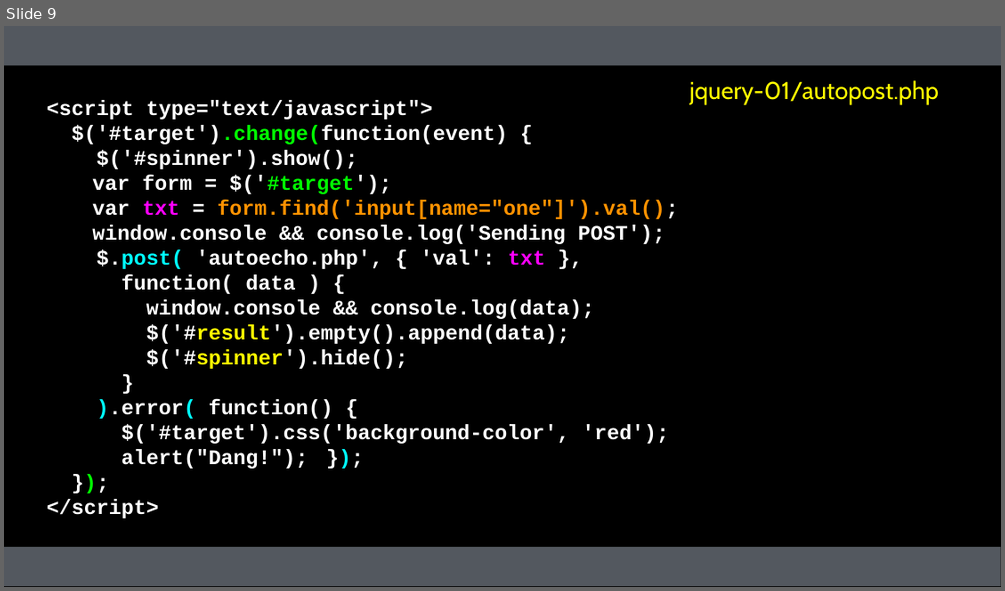
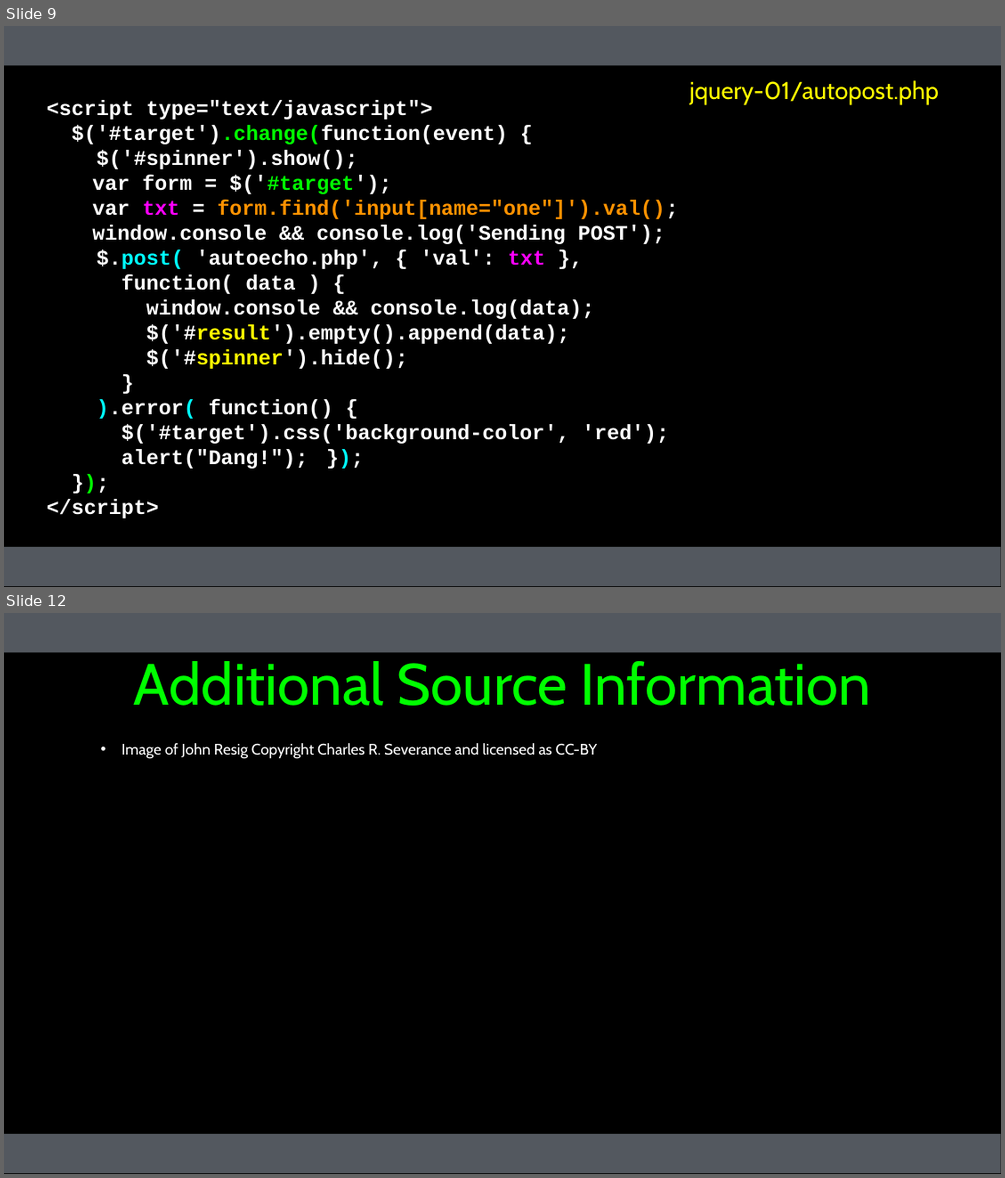
Before and after one commit to csev/wa4e, a slide deck: lectures/JS-03-JQuery.ppt. Shown one above the other, each under a label of ours: slide 9 before the commit, slides 9 and 12 after it; the slides between them are not shown. The pictures are 1005x591 and 1005x1178 pixels, drawn with LibreOffice and Linux fonts; fonts in the diff are those of the drawing. Boxes give left, top, right and bottom in pixels: in the first picture for what was removed or moved away, otherwise in the second. Text is boxed around its words. In the diff, an @@ line names an element or a change of style, - is before the commit and + after.

Commit message:
Add copyright bits, finish rest of the slide desks

```diff
--- a/lectures/JS-03-JQuery.ppt
+++ b/lectures/JS-03-JQuery.ppt
@@ slide 12 added at box(4, 613, 1001, 1174), background #000000; not listed: 2 template elements that a slide beside it also shows @@
@@ title added at box(134, 661, 872, 706), 42 pt, text #00FF00 @@
+Additional Source Information
@@ text added at box(121, 743, 598, 759), 11 pt, text #FFFFFF @@
+• Image of John Resig Copyright Charles R. Severance and licensed as CC-BY
```
Also in this commit, not shown: 1 slide changed, 2 other slides added, 1 other file.
